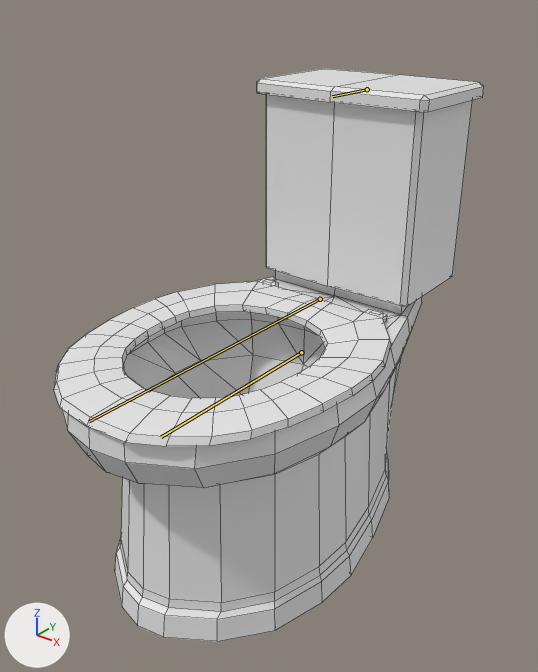
The Blender file resources/meshes/animatedToilet01.blend, before and after one commit.
Before and after are seen from a 50 mm lens placed at (0.402, -0.557, 0.532), pointed at (0.006, -0.062, 0.225). Lighting does not change. The marker at lower left points along +X, +Y and +Z. Both versions are drawn at frame 24 of the action '80_close01'; the numbers are the values there. The bones that bend it are drawn over the model as lines. Mesh edges are drawn as thin lines.

Names of what the first picture shows: 'animatedToilet01'.
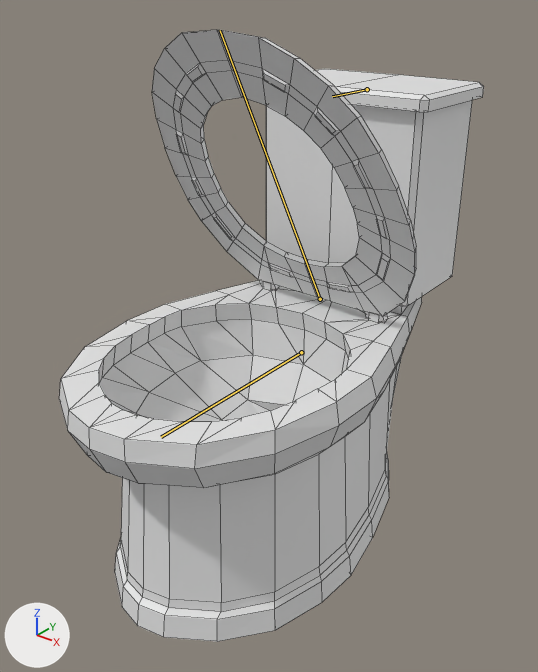
Location of each change, [x1, y1, x2, y2] in pixels of the pictures (538 x 672 px):
```json
{"object": "animatedToilet01", "change": "posed", "before": [54, 69, 484, 642], "after": [59, 30, 484, 642], "on screen": "7% taller"}
{"bone": "toiletSeat", "before": "(320, 299) to (89, 421)", "after": "(320, 299) to (220, 30)"}
```

The change, as JSON lines over the scene's bpy script:
```json
{"block": "bone_toiletseat", "where": "bone_toiletseat = bpy.data.objects['toiletArmature'].pose.bones['toiletSeat']  # child of 'toilet'"}
{"op": "set", "path": "bone_toiletseat.rotation_quaternion", "old": "(1.0, 0.0, 0.0, 0.0)", "new": "(0.802, -0.478, 0.0, 0.0)", "note": "degrees (0, 0, 0) -> degrees (-62, 0, 0)"}
```
